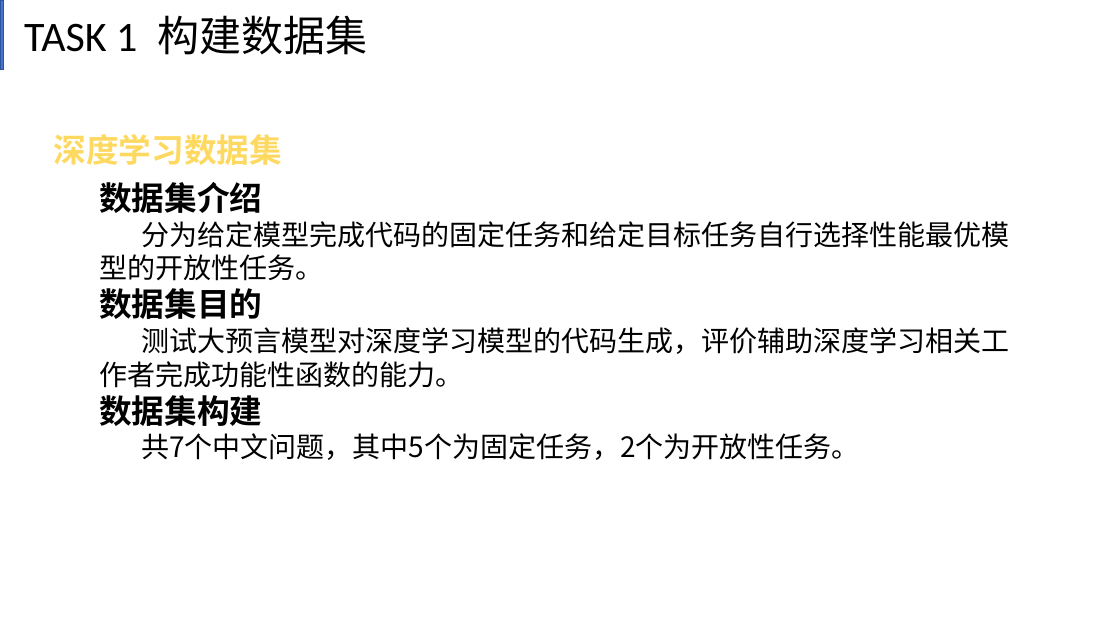
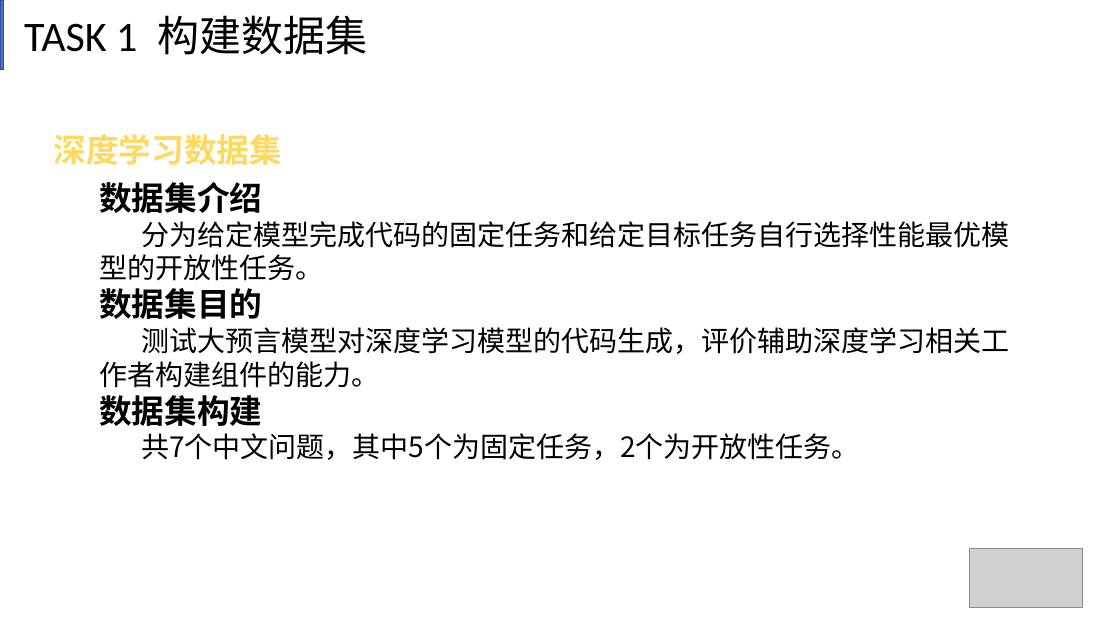
Before and after one commit to Count-group/project1, a slide deck: slide 6 of 计算机组成原理第一次创新作业.pptx. Drawn at 1120x630 pixels with LibreOffice and Linux fonts; fonts in the diff are those of the drawing; grey boxes stand for pictures. Boxes give left, top, right and bottom in pixels: in the first picture for what was removed or moved away, otherwise in the second. Text is boxed around its words. In the diff, an @@ line names an element or a change of style, - is before the commit and + after.

```diff
--- a/计算机组成原理第一次创新作业.pptx
+++ b/计算机组成原理第一次创新作业.pptx
@@ text at box(99, 327, 1009, 388): text changed @@
-测试大预言模型对深度学习模型的代码生成，评价辅助深度学习相关工作者完成功能性函数的能力。
+测试大预言模型对深度学习模型的代码生成，评价辅助深度学习相关工作者构建组件的能力。
@@ picture added at box(970, 549, 1083, 607) @@
```
Also in this commit, not shown: 17 other slides changed.
